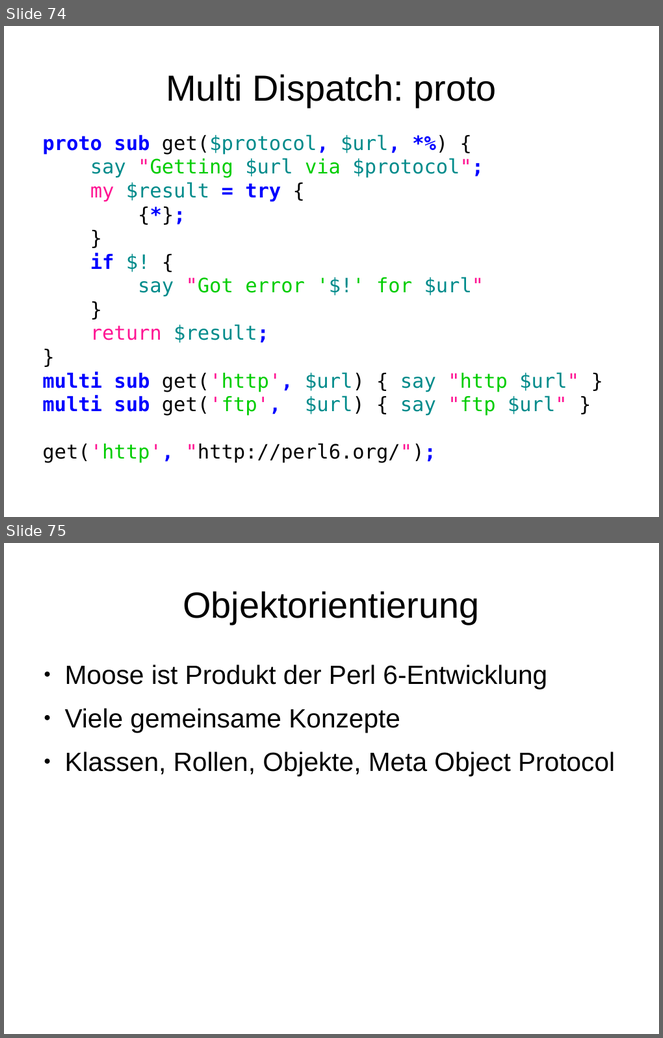
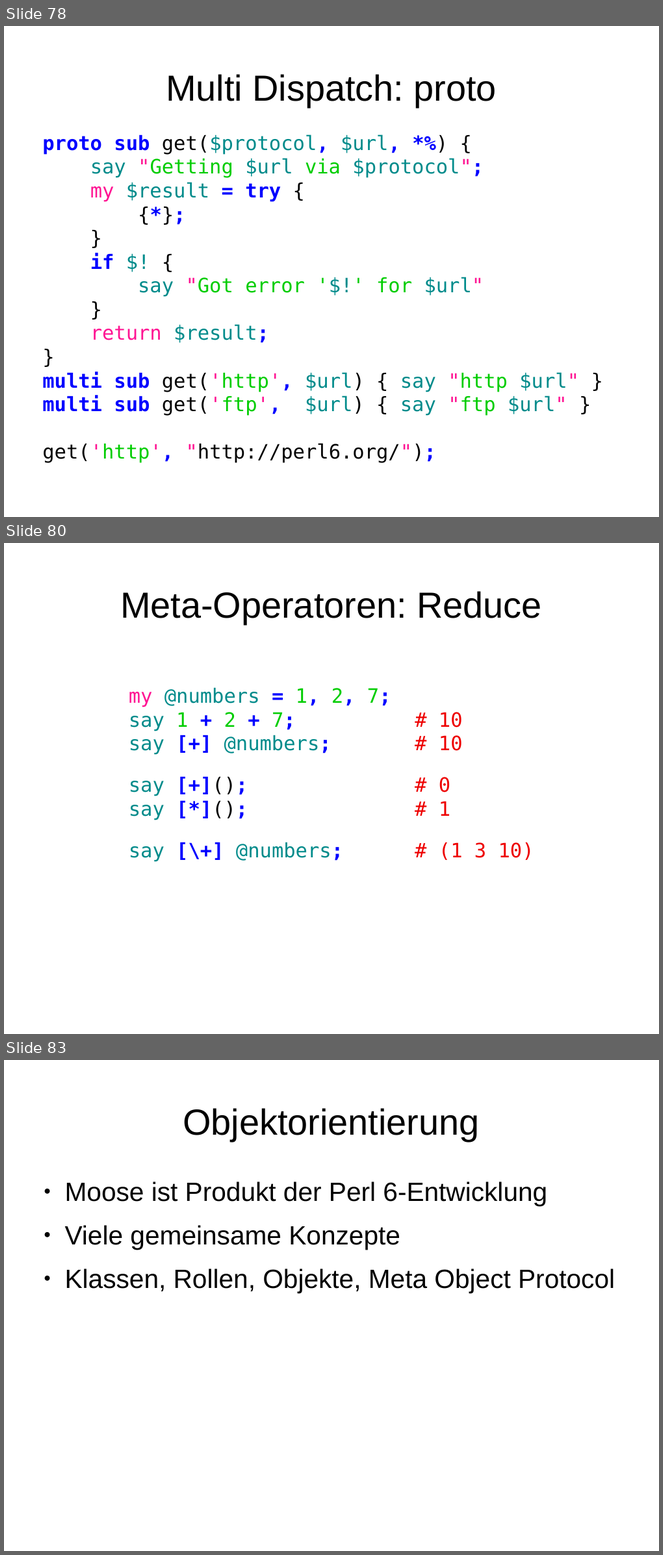
Before and after one commit to moritz/perl6-training-de, a slide deck: schulung.odp. Shown one above the other, each under a label of ours: slides 74 and 75 before the commit, slides 78, 80 and 83 after it; the slides between them are not shown. The pictures are 663x1038 and 663x1555 pixels, drawn with LibreOffice and Linux fonts; fonts in the diff are those of the drawing. Boxes give left, top, right and bottom in pixels: in the first picture for what was removed or moved away, otherwise in the second. Text is boxed around its words. In the diff, an @@ line names an element or a change of style, - is before the commit and + after.

Commit message:
Operatoren

```diff
--- a/schulung.odp
+++ b/schulung.odp
@@ slide 80 added at (4, 543, 659, 1034), background #FFFFFF @@
@@ title added at (120, 591, 542, 624), 44 pt, text #000000 @@
+Meta-Operatoren: Reduce
@@ text added at (129, 687, 534, 861), 24 pt, text #008B8B @@
+my @numbers = 1, 2, 7;
+say 1 + 2 + 7; # 10
+say [+] @numbers; # 10
+say [+](); # 0
+say [*](); # 1
+say [\+] @numbers; # (1 3 10)
@@ what was slide 74 is now slide 78 @@
@@ what was slide 75 is now slide 83 @@
```
Also in this commit, not shown: 9 other slides added, 3 other files.
